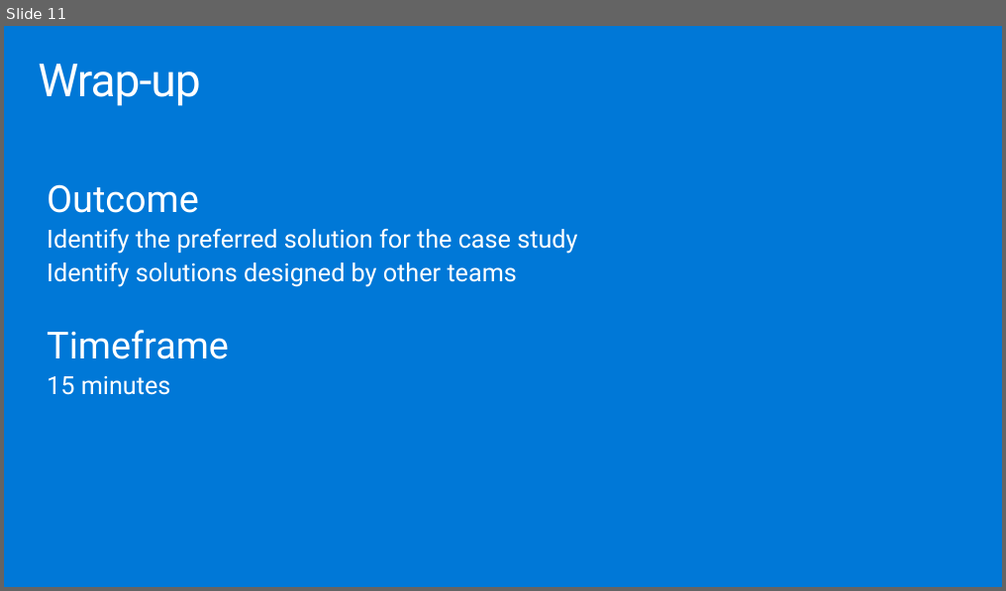
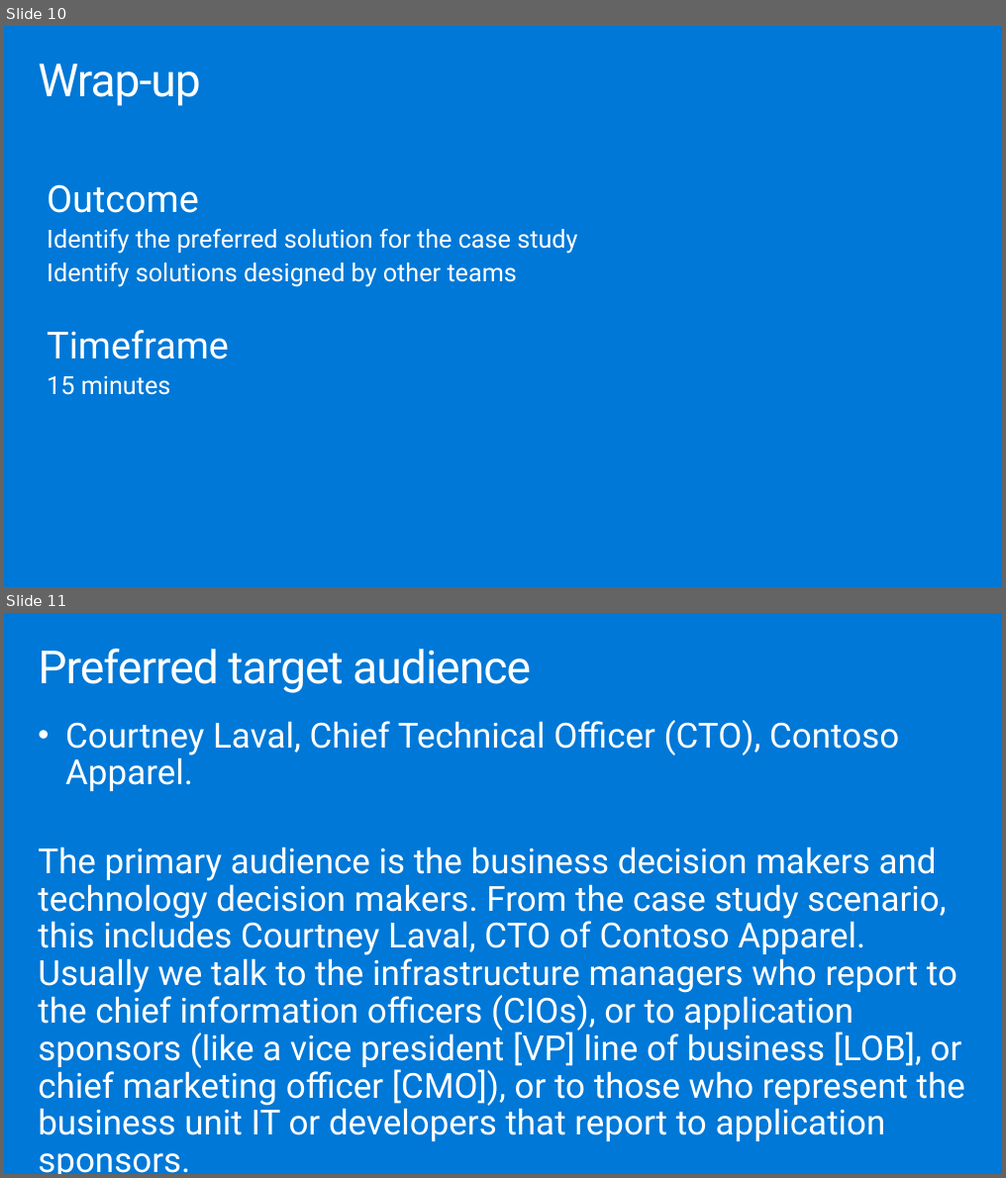
Before and after one commit to solliancenet/microsoft-leveraging-azure-digital-twins-supply-chain, a slide deck: Whiteboard design session/WDS trainer presentation - Leveraging Azure Digital Twins in a supply chain.pptx. Shown one above the other, each under a label of ours: slide 11 before the commit, slides 10 and 11 after it. The pictures are 1006x591 and 1006x1178 pixels, drawn with LibreOffice and Linux fonts; fonts in the diff are those of the drawing. Boxes give left, top, right and bottom in pixels: in the first picture for what was removed or moved away, otherwise in the second. Text is boxed around its words. In the diff, an @@ line names an element or a change of style, - is before the commit and + after.

```diff
--- a/Whiteboard design session/WDS trainer presentation - Leveraging Azure Digital Twins in a supply chain.pptx
+++ b/Whiteboard design session/WDS trainer presentation - Leveraging Azure Digital Twins in a supply chain.pptx
@@ slide 11 added at [4,613,1002,1174], background #0078D7 @@
@@ title added at [38,648,531,693], 44.1 pt, text #FFFFFF @@
+Preferred target audience
@@ text added at [38,720,965,1142], 33.3 pt, text #FFFFFF @@
+• Courtney Laval, Chief Technical Officer (CTO), Contoso Apparel.
+The primary audience is the business decision makers and technology decision makers. From the case study scenario, this includes Courtney Laval, CTO of Contoso Apparel. Usually we talk to the infrastructure managers who report to the chief information officers (CIOs), or to application sponsors (like a vice president [VP] line of business [LOB], or chief marketing officer [CMO]), or to those who represent the business unit IT or developers that report to application sponsors.
@@ what was slide 11 is now slide 10 @@
```
Also in this commit, not shown: 1 slide changed, 19 other slides added, 17 slides removed, 1 other file.
